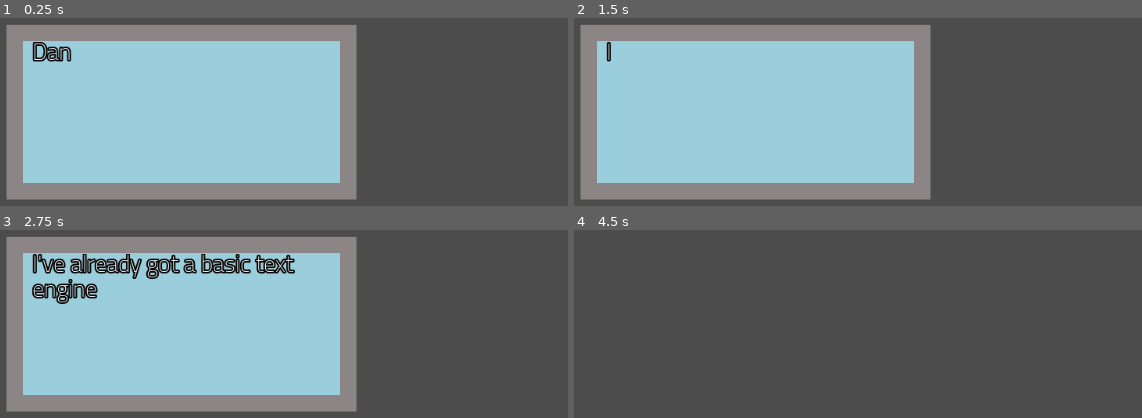
Above: before the commit, frames 1-4 (two rows, left to right).
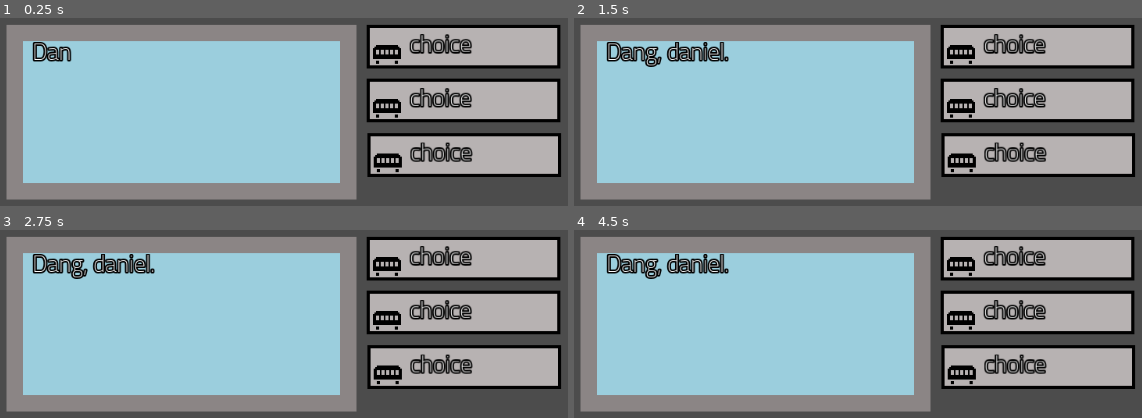
Above: after the commit, the same moments.

Repository: CtrlAltLeo/Horadeus
Game: Godot game, scene res://TextEngine/diobox.tscn
Two runs of this game, one before a commit and one after it. Both use one fixed random seed, a clock stepped at 60 frames per second and the inputs below. The project has no main scene, so this scene is started directly.
Inputs (mouse positions are in pixels of both pictures, inside the frame that each line leads up to):
- Up to frame 1 (0.25 s): no input
- Up to frame 2 (1.5 s): move the mouse to (outside the picture) at 0.52 s; click (outside the picture) at 0.6 s; tap Enter at 1.25 s; move the mouse to (outside the picture) at 1.27 s; click (outside the picture) at 1.35 s
- Up to frame 3 (2.75 s): move the mouse to (outside the picture) at 2.02 s; click (outside the picture) at 2.1 s
- Up to frame 4 (4.5 s): tap Space at 2.75 s; move the mouse to (926, 284) at 2.77 s; click (926, 284) at 2.85 s; move the mouse to (outside the picture) at 3.52 s; click (outside the picture) at 3.6 s; tap Enter at 4.25 s; move the mouse to (outside the picture) at 4.27 s; click (outside the picture) at 4.35 s

The runs differ from the first frame. In frame 1, 23% of the frame differs, in the area x 64-99%, y 3-85%; in frame 2, 25%; in frame 3, 27%; in frame 4, 80%, in the area x 1-99%, y 3-97%.
Error after the commit: Invalid operands 'int' and 'String' in operator '=='. (res://TextEngine/diobox.gd:104)

Commit message:
Choices for DioBOx

Diff:
--- /dev/null
+++ b/TextEngine/choice.gd
@@ -0,0 +1,10 @@
+extends Node2D
+
+
+signal clicked
+
+var id = 0
+var text = "choice"
+
+func _ready():
+	$choiceText.text = text
--- /dev/null
+++ b/TextEngine/choice.tscn
@@ -0,0 +1,26 @@
+[gd_scene load_steps=4 format=2]
+
+[ext_resource path="res://TextEngine/placeholderChoice.png" type="Texture" id=1]
+[ext_resource path="res://TextEngine/choice.gd" type="Script" id=2]
+[ext_resource path="res://TextEngine/dioTheme.tres" type="Theme" id=3]
+
+[node name="choice" type="Node2D"]
+script = ExtResource( 2 )
+
+[node name="box" type="Sprite" parent="."]
+scale = Vector2( 2, 2 )
+texture = ExtResource( 1 )
+
+[node name="choiceText" type="RichTextLabel" parent="."]
+margin_left = -69.0
+margin_top = -16.0
+margin_right = 219.0
+margin_bottom = 16.0
+mouse_filter = 2
+theme = ExtResource( 3 )
+text = "Do dat
+"
+scroll_active = false
+__meta__ = {
+"_edit_use_anchors_": false
+}
--- a/TextEngine/diobox.gd
+++ b/TextEngine/diobox.gd
@@ -1,4 +1,7 @@
 extends Node
+
+signal endBox(active)
+signal nextPage(active)
 
 
 #array containing all the text. Set up when a new Diobox is made
@@ -12,11 +15,26 @@
 #if all avalible text has been printed
 var endOfLine = false
 
+#how many characters a player can see. Makes the "scrolling text" effect
 var canSee = 0
 onready var canSeeTimer = $canSeeTimer
 
+#All lines of text that will terminate the box
+var ends = []
+
+#If active is a choice
+var isAChoice = false
+
+var choiceTriggers = []
+
+#The actual Choice Text
+#Choice Format When It Triggers:How Many there are:ChoiceText1-X:Corrisponding Choice Destination
+var choices = ["1:2:Yes:No:2:3","3:4:3:6"]
 
 func _ready():
+
+	initChoices()
+	checkIfChoice()
 
 	textBoxText.text = text[active]
 	canSeeTimer.start()
@@ -28,27 +46,35 @@
 func _process(delta):
 	textBoxText.visible_characters = canSee
 
-	if Input.is_action_just_pressed("leftMouse") and !endOfLine:
-		canSee = text[active].length()
-	if Input.is_action_just_pressed("leftMouse") and endOfLine:
-		IsLastLine()
-
-
 	if canSee >= text[active].length():
 		endOfLine = true
 	else:
 		endOfLine = false
 
 func IsLastLine():
-	if active + 1 < text.size():
+	if active + 1 < text.size() and !checkActiveAgainstEnd():
 		nextPage()
 	else:
+		emit_signal("endBox", active)
 		self.queue_free()
 
+#loops through all the ends, and will return a True to isLastLine to terminate Text Box
+func checkActiveAgainstEnd():
+	if ends.size() != 0:
+		for i in ends:
+			if active == i:
+				return true
+			else:
+				pass
+
+
+
 func nextPage():
+
 	canSee = 0
 	endOfLine = false
 	active += 1
+	emit_signal("nextPage",active)
 	textBoxText.text = text[active]
 	canSeeTimer.start()
 
@@ -56,4 +82,24 @@
 	if !endOfLine:
 		canSee += 1
 		canSeeTimer.start()
-		print(canSee)
+		#print(canSee)
+
+#Determines MouseClick in Box
+func _on_clickableObject_clicked():
+
+	if !endOfLine:
+		canSee = text[active].length()
+	if endOfLine and !isAChoice:
+		IsLastLine()
+
+func initChoices():
+	for i in choices:
+		print(i)
+		var choiceStaging = i.split(":")
+		print(choiceStaging[0])
+		choiceTriggers.append(choiceStaging[0])
+
+func checkIfChoice():
+	for i in choiceTriggers:
+		if active == i:
+			isAChoice = true
--- a/TextEngine/diobox.tscn
+++ b/TextEngine/diobox.tscn
@@ -1,8 +1,13 @@
-[gd_scene load_steps=4 format=2]
+[gd_scene load_steps=7 format=2]
 
 [ext_resource path="res://TextEngine/dioTheme.tres" type="Theme" id=1]
 [ext_resource path="res://TextEngine/DioBox.png" type="Texture" id=2]
 [ext_resource path="res://TextEngine/diobox.gd" type="Script" id=3]
+[ext_resource path="res://TextEngine/choice.tscn" type="PackedScene" id=4]
+[ext_resource path="res://UI/clickableObject.tscn" type="PackedScene" id=5]
+
+[sub_resource type="RectangleShape2D" id=1]
+extents = Vector2( 197.62, 91.4294 )
 
 [node name="diobox" type="Node2D"]
 script = ExtResource( 3 )
@@ -33,4 +38,20 @@
 [node name="canSeeTimer" type="Timer" parent="."]
 wait_time = 0.06
 one_shot = true
+
+[node name="choice" parent="." instance=ExtResource( 4 )]
+position = Vector2( 601.147, 388.266 )
+
+[node name="choice2" parent="." instance=ExtResource( 4 )]
+position = Vector2( 601.098, 457.241 )
+
+[node name="choice3" parent="." instance=ExtResource( 4 )]
+position = Vector2( 601.802, 526.634 )
+
+[node name="clickableObject" parent="." instance=ExtResource( 5 )]
+
+[node name="CollisionShape2D" type="CollisionShape2D" parent="clickableObject"]
+position = Vector2( 240.443, 470.914 )
+shape = SubResource( 1 )
 [connection signal="timeout" from="canSeeTimer" to="." method="_on_canSeeTimer_timeout"]
+[connection signal="clicked" from="clickableObject" to="." method="_on_clickableObject_clicked"]
--- /dev/null
+++ b/UI/clickableObject.gd
@@ -0,0 +1,23 @@
+extends Area2D
+
+
+signal clicked
+signal mouseEnter
+signal mouseExit
+
+var canClick = false
+
+func _process(delta):
+	if (canClick) and Input.is_action_just_pressed("leftMouse"):
+		emit_signal("clicked")
+
+
+
+func _on_clickableObject_mouse_entered():
+	emit_signal("mouseEnter")
+	canClick = true
+
+
+func _on_clickableObject_mouse_exited():
+	emit_signal("mouseExit")
+	canClick = false
--- /dev/null
+++ b/UI/clickableObject.tscn
@@ -0,0 +1,8 @@
+[gd_scene load_steps=2 format=2]
+
+[ext_resource path="res://UI/clickableObject.gd" type="Script" id=1]
+
+[node name="clickableObject" type="Area2D"]
+script = ExtResource( 1 )
+[connection signal="mouse_entered" from="." to="." method="_on_clickableObject_mouse_entered"]
+[connection signal="mouse_exited" from="." to="." method="_on_clickableObject_mouse_exited"]
